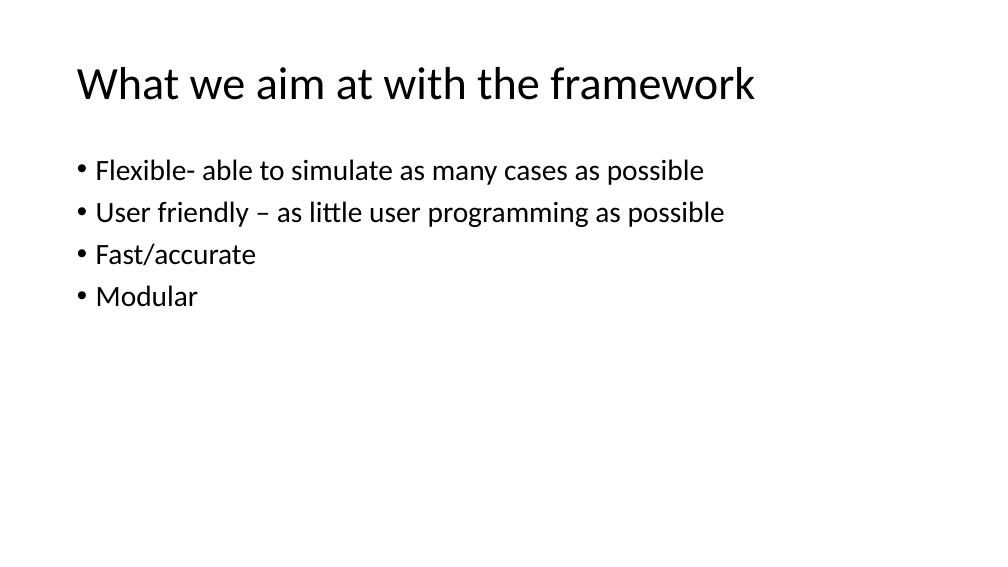
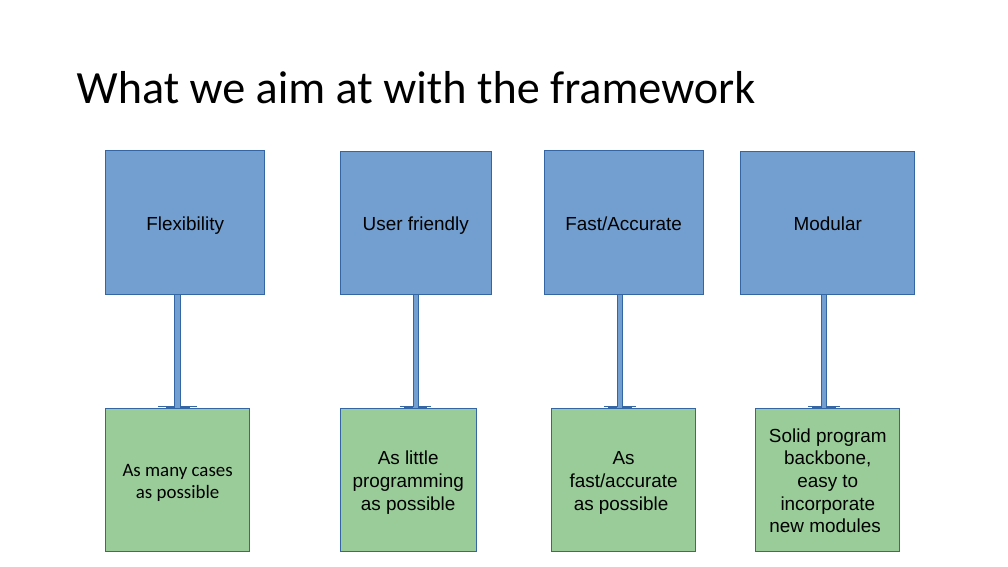
Before and after one commit to ofirENS/EpigenomeIntegrity, a slide deck: slide 2 of Documents/presentationParis7.pptx. Drawn at 1008x567 pixels with LibreOffice and Linux fonts; fonts in the diff are those of the drawing. Boxes give left, top, right and bottom in pixels: in the first picture for what was removed or moved away, otherwise in the second. Text is boxed around its words. In the diff, an @@ line names an element or a change of style, - is before the commit and + after.

```diff
--- a/Documents/presentationParis7.pptx
+++ b/Documents/presentationParis7.pptx
@@ text "What we aim at with ..." at box(77, 71, 755, 104): line spacing 0.9 to 1 @@
@@ text removed at box(96, 159, 725, 307) @@
-• Flexible- able to simulate as many cases as possible
-• User friendly – as little user programming as possible
-• Fast/accurate
-• Modular
@@ rectangle added at box(106, 151, 265, 295), fill #729FCF, outline #3465A4 0.75 pt, 18 pt, text #000000 @@
+Flexibility
@@ rectangle added at box(340, 151, 492, 295), fill #729FCF, outline #3465A4 0.75 pt, 18 pt, text #000000 @@
+User friendly
@@ rectangle added at box(544, 151, 703, 295), fill #729FCF, outline #3465A4 0.75 pt, 18 pt, text #000000 @@
+Fast/Accurate
@@ rectangle added at box(741, 151, 915, 295), fill #729FCF, outline #3465A4 0.75 pt, 18 pt, text #000000 @@
+Modular
@@ down arrow added at box(159, 295, 197, 408), fill #729FCF, outline #3465A4 0.75 pt @@
@@ down arrow added at box(401, 295, 431, 408), fill #729FCF, outline #3465A4 0.75 pt @@
@@ down arrow added at box(605, 295, 635, 408), fill #729FCF, outline #3465A4 0.75 pt @@
@@ down arrow added at box(809, 295, 839, 408), fill #729FCF, outline #3465A4 0.75 pt @@
@@ rectangle added at box(106, 408, 250, 552), fill #99CC99, outline #3465A4 0.75 pt, 18 pt, text #000000 @@
+As many cases as possible
@@ rectangle added at box(340, 408, 476, 552), fill #99CC99, outline #3465A4 0.75 pt, 18 pt, text #000000 @@
+As little programming as possible
@@ rectangle added at box(552, 408, 696, 552), fill #99CC99, outline #3465A4 0.75 pt, 18 pt, text #000000 @@
+As fast/accurate as possible
@@ rectangle added at box(756, 408, 900, 552), fill #99CC99, outline #3465A4 0.75 pt, 18 pt, text #000000 @@
+Solid program backbone, easy to incorporate new modules
```
Also in this commit, not shown: 7 other slides changed, 1 other file.
